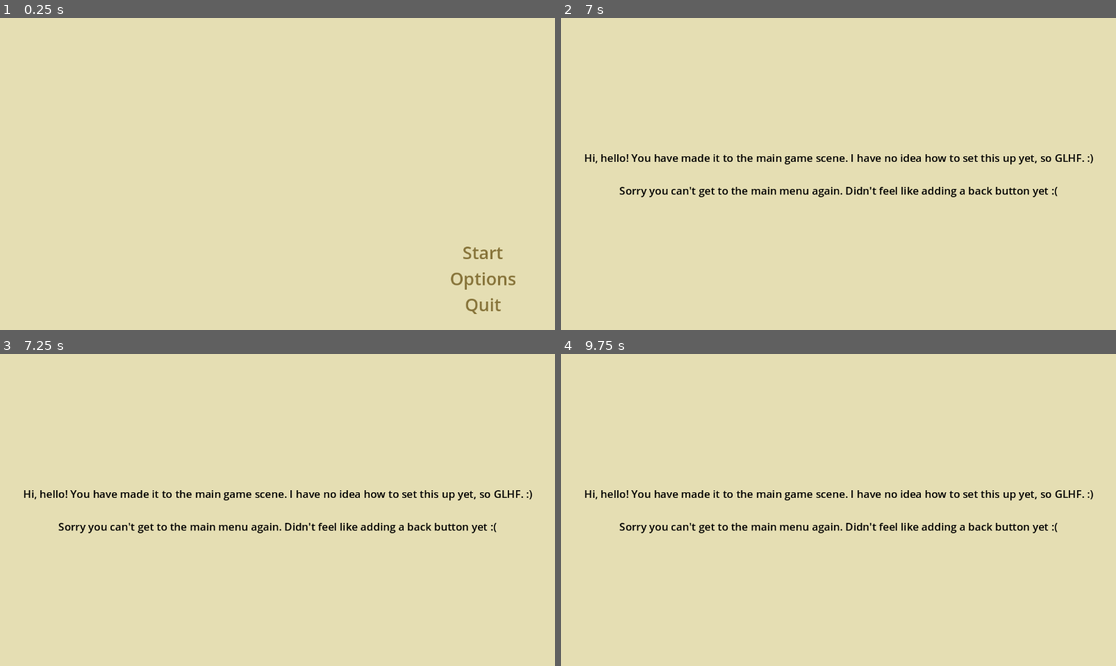
Above: before the commit, frames 1-4 (two rows, left to right).
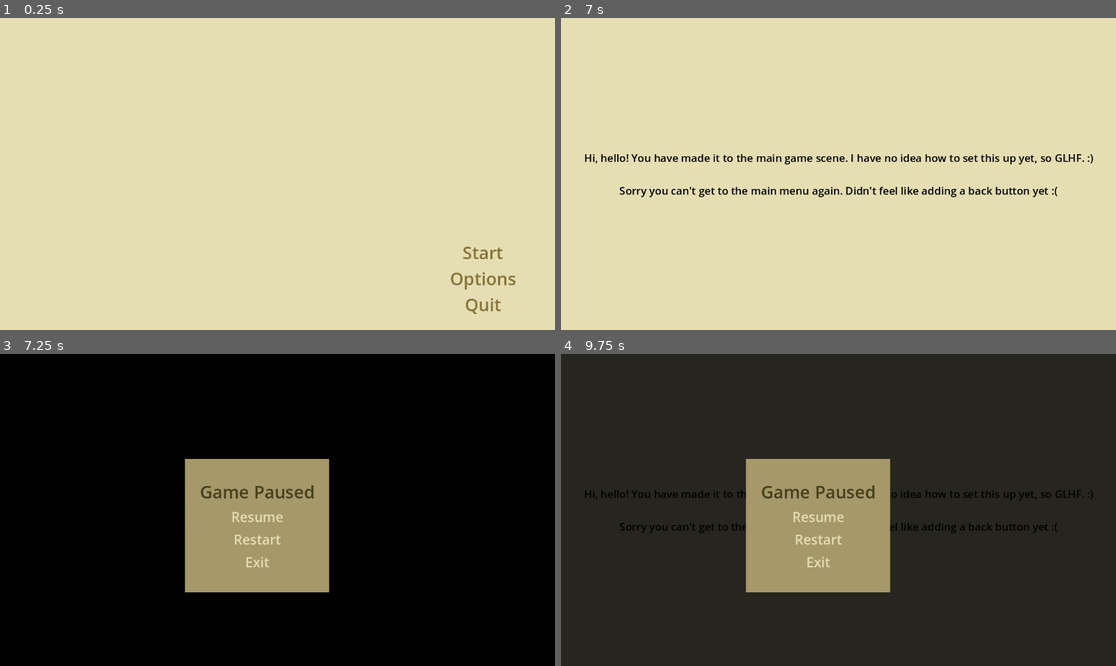
Above: after the commit, the same moments.

Repository: AnthonyDrow21/PSGameJam2024-2
Game: Godot game, scene res://Menus/MainMenu.tscn
Two runs of this game, one before a commit and one after it. Both use one fixed random seed, a clock stepped at 60 frames per second and the inputs below.
Inputs (mouse positions are in pixels of both pictures, inside the frame that each line leads up to):
- Up to frame 1 (0.25 s): no input
- Up to frame 2 (7 s): click "Start" at 0.5 s; click "Start" at 1.25 s; click "Start" at 2 s; click "Options" at 2.75 s; tap Enter at 3.5, 5, 6.5 s; tap Space at 4.25, 5.75 s
- Up to frame 3 (7.25 s): tap Escape (ui_cancel) at 7.15 s
- Up to frame 4 (9.75 s): click (816, 516) at 7.25 s, where only the run after the commit has a clickable "Resume"; click (816, 538) at 8 s, where only the run after the commit has a clickable "Restart"; click (816, 538) at 8.75 s, where only the run after the commit has a clickable "Restart"; click (816, 538) at 9.5 s, where only the run after the commit has a clickable "Restart"

Frames 1-2 are identical in both runs. In frame 3, 99% of the frame differs, in the area x 0-100%, y 0-100%; in frame 4, 99%.

Commit message:
Add pause menu
Adds pause menu triggered by hitting escape key.

Diff:
--- /dev/null
+++ b/Menus/PauseMenu.gd
@@ -0,0 +1,31 @@
+extends Control
+
+signal toggle_pause(is_paused : bool)
+signal restart_requested
+
+# Called when the node enters the scene tree for the first time.
+func _ready():
+	emit_signal("toggle_pause", true)
+
+
+# Called every frame. 'delta' is the elapsed time since the previous frame.
+func _process(delta):
+	pass
+
+
+func _on_resume_button_pressed():
+	# exiting menu
+	get_parent().remove_child(get_node("."))
+	emit_signal("toggle_pause", false)
+
+
+func _on_restart_button_pressed():
+	# exiting menu and restarting game
+	emit_signal("restart_requested")
+	emit_signal("toggle_pause", false)
+	get_parent().remove_child(get_node("."))
+
+
+func _on_exit_button_pressed():
+	# reset back to main menu
+	get_tree().change_scene_to_file("res://Menus/MainMenu.tscn")
--- /dev/null
+++ b/Menus/PauseMenu.tscn
@@ -0,0 +1,117 @@
+[gd_scene load_steps=7 format=3 uid="uid://bp6utjhidon0r"]
+
+[ext_resource type="Script" path="res://Menus/PauseMenu.gd" id="1_eavh5"]
+
+[sub_resource type="StyleBoxEmpty" id="StyleBoxEmpty_7gu6e"]
+
+[sub_resource type="StyleBoxEmpty" id="StyleBoxEmpty_xraxa"]
+
+[sub_resource type="StyleBoxEmpty" id="StyleBoxEmpty_obfx6"]
+
+[sub_resource type="StyleBoxEmpty" id="StyleBoxEmpty_7gb4k"]
+
+[sub_resource type="StyleBoxEmpty" id="StyleBoxEmpty_tppmw"]
+
+[node name="PauseMenu" type="Control"]
+layout_mode = 3
+anchors_preset = 15
+anchor_right = 1.0
+anchor_bottom = 1.0
+grow_horizontal = 2
+grow_vertical = 2
+script = ExtResource("1_eavh5")
+
+[node name="ColorRect" type="ColorRect" parent="."]
+layout_mode = 1
+anchors_preset = 15
+anchor_right = 1.0
+anchor_bottom = 1.0
+grow_horizontal = 2
+grow_vertical = 2
+color = Color(0, 0, 0, 0.588235)
+
+[node name="ColorRect" type="ColorRect" parent="ColorRect"]
+layout_mode = 1
+anchors_preset = 8
+anchor_left = 0.5
+anchor_top = 0.5
+anchor_right = 0.5
+anchor_bottom = 0.5
+offset_left = -192.0
+offset_top = -106.0
+offset_right = 107.0
+offset_bottom = 171.0
+grow_horizontal = 2
+grow_vertical = 2
+color = Color(0.647059, 0.596078, 0.411765, 1)
+
+[node name="VBoxContainer" type="VBoxContainer" parent="ColorRect/ColorRect"]
+layout_mode = 1
+anchors_preset = 8
+anchor_left = 0.5
+anchor_top = 0.5
+anchor_right = 0.5
+anchor_bottom = 0.5
+offset_left = -119.0
+offset_top = -95.5
+offset_right = 119.0
+offset_bottom = 95.5
+grow_horizontal = 2
+grow_vertical = 2
+theme_override_constants/separation = 8
+
+[node name="Label" type="Label" parent="ColorRect/ColorRect/VBoxContainer"]
+layout_mode = 2
+theme_override_colors/font_color = Color(0.270588, 0.247059, 0.105882, 1)
+theme_override_font_sizes/font_size = 36
+text = "Game Paused"
+horizontal_alignment = 1
+
+[node name="resumeButton" type="Button" parent="ColorRect/ColorRect/VBoxContainer"]
+layout_mode = 2
+theme_override_colors/font_color = Color(0.898039, 0.870588, 0.701961, 1)
+theme_override_colors/font_pressed_color = Color(0.270588, 0.247059, 0.105882, 1)
+theme_override_colors/font_hover_color = Color(0.270588, 0.247059, 0.105882, 1)
+theme_override_colors/font_focus_color = Color(0.270588, 0.247059, 0.105882, 1)
+theme_override_colors/font_hover_pressed_color = Color(0.270588, 0.247059, 0.105882, 1)
+theme_override_font_sizes/font_size = 28
+theme_override_styles/normal = SubResource("StyleBoxEmpty_7gu6e")
+theme_override_styles/hover = SubResource("StyleBoxEmpty_xraxa")
+theme_override_styles/pressed = SubResource("StyleBoxEmpty_obfx6")
+theme_override_styles/disabled = SubResource("StyleBoxEmpty_7gb4k")
+theme_override_styles/focus = SubResource("StyleBoxEmpty_tppmw")
+text = "Resume"
+
+[node name="restartButton" type="Button" parent="ColorRect/ColorRect/VBoxContainer"]
+layout_mode = 2
+theme_override_colors/font_color = Color(0.898039, 0.870588, 0.701961, 1)
+theme_override_colors/font_pressed_color = Color(0.270588, 0.247059, 0.105882, 1)
+theme_override_colors/font_hover_color = Color(0.270588, 0.247059, 0.105882, 1)
+theme_override_colors/font_focus_color = Color(0.270588, 0.247059, 0.105882, 1)
+theme_override_colors/font_hover_pressed_color = Color(0.270588, 0.247059, 0.105882, 1)
+theme_override_font_sizes/font_size = 28
+theme_override_styles/normal = SubResource("StyleBoxEmpty_7gu6e")
+theme_override_styles/hover = SubResource("StyleBoxEmpty_xraxa")
+theme_override_styles/pressed = SubResource("StyleBoxEmpty_obfx6")
+theme_override_styles/disabled = SubResource("StyleBoxEmpty_7gb4k")
+theme_override_styles/focus = SubResource("StyleBoxEmpty_tppmw")
+text = "Restart"
+
+[node name="exitButton" type="Button" parent="ColorRect/ColorRect/VBoxContainer"]
+layout_mode = 2
+theme_override_colors/font_color = Color(0.898039, 0.870588, 0.701961, 1)
+theme_override_colors/font_pressed_color = Color(0.270588, 0.247059, 0.105882, 1)
+theme_override_colors/font_hover_color = Color(0.270588, 0.247059, 0.105882, 1)
+theme_override_colors/font_focus_color = Color(0.270588, 0.247059, 0.105882, 1)
+theme_override_colors/font_hover_pressed_color = Color(0.270588, 0.247059, 0.105882, 1)
+theme_override_font_sizes/font_size = 28
+theme_override_styles/normal = SubResource("StyleBoxEmpty_7gu6e")
+theme_override_styles/hover = SubResource("StyleBoxEmpty_xraxa")
+theme_override_styles/pressed = SubResource("StyleBoxEmpty_obfx6")
+theme_override_styles/disabled = SubResource("StyleBoxEmpty_7gb4k")
+theme_override_styles/focus = SubResource("StyleBoxEmpty_tppmw")
+text = "Exit"
+
+[connection signal="pressed" from="ColorRect/ColorRect/VBoxContainer/resumeButton" to="." method="_on_resume_button_pressed"]
+[connection signal="pressed" from="ColorRect/ColorRect/VBoxContainer/restartButton" to="." method="_on_restart_button_pressed"]
+[connection signal="pressed" from="ColorRect/ColorRect/VBoxContainer/exitButton" to="." method="_on_exit_button_pressed"]
--- /dev/null
+++ b/World.gd
@@ -0,0 +1,22 @@
+extends Control
+
+var paused = false
+
+# Called when the node enters the scene tree for the first time.
+func _ready():
+	pass # Replace with function body.
+
+
+# Called every frame. 'delta' is the elapsed time since the previous frame.
+func _process(delta):
+	if( Input.is_action_pressed("ui_cancel") ):
+		if not paused:
+			var pauseMenu = load("res://Menus/PauseMenu.tscn").instantiate()
+			pauseMenu.toggle_pause.connect(on_pause_toggled)
+			get_tree().current_scene.add_child(pauseMenu)
+
+func on_pause_toggled(is_paused):
+	paused = is_paused
+
+func on_restart():
+	print("UNIMPLEMNTED: User requested game restart")
--- a/World.tscn
+++ b/World.tscn
@@ -1,4 +1,6 @@
-[gd_scene format=3 uid="uid://uc81tvqarkao"]
+[gd_scene load_steps=2 format=3 uid="uid://uc81tvqarkao"]
+
+[ext_resource type="Script" path="res://World.gd" id="1_tvj70"]
 
 [node name="World" type="Control"]
 layout_mode = 3
@@ -7,6 +9,7 @@
 anchor_bottom = 1.0
 grow_horizontal = 2
 grow_vertical = 2
+script = ExtResource("1_tvj70")
 
 [node name="ColorRect" type="ColorRect" parent="."]
 layout_mode = 1
